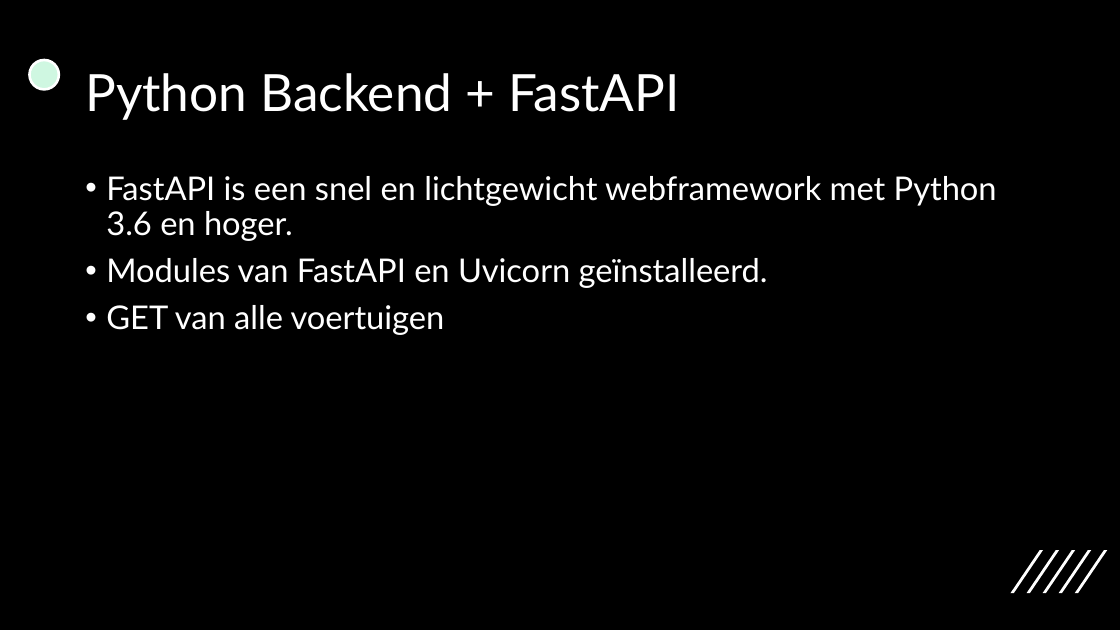
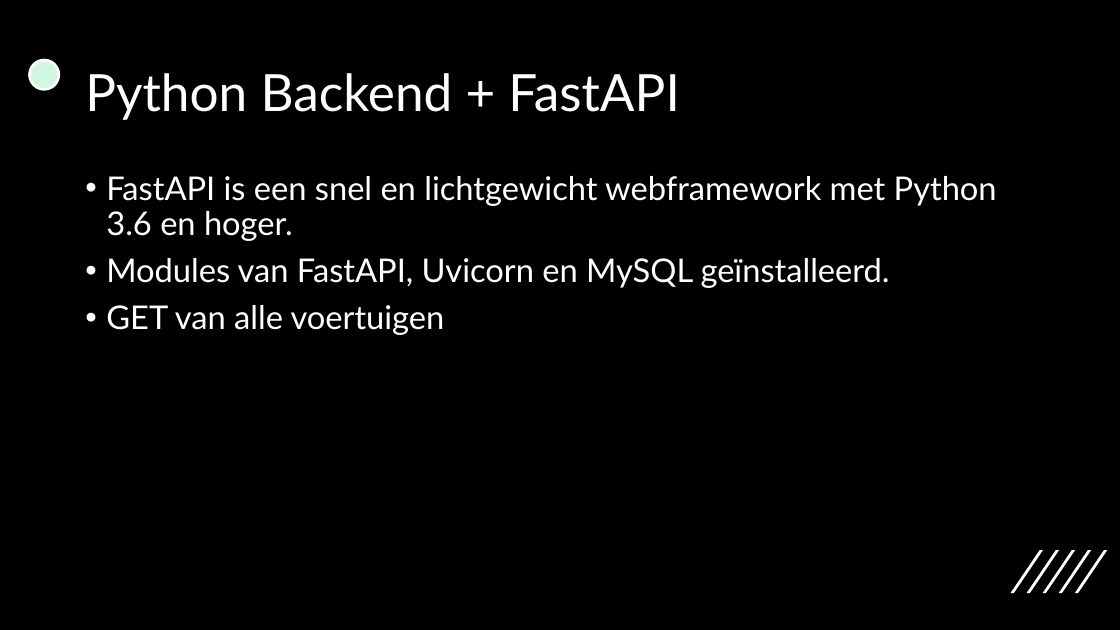
Before and after one commit to ZenoBoumerkhoufa/individueel-project, a slide deck: slide 3 of docs/tussentijdse_presentatie.pptx. Drawn at 1120x630 pixels with LibreOffice and Linux fonts; fonts in the diff are those of the drawing. Boxes give left, top, right and bottom in pixels: in the first picture for what was removed or moved away, otherwise in the second. Text is boxed around its words. In the diff, an @@ line names an element or a change of style, - is before the commit and + after.

```diff
--- a/docs/tussentijdse_presentatie.pptx
+++ b/docs/tussentijdse_presentatie.pptx
@@ text at box(106, 258, 890, 288): text changed @@
-• Modules van FastAPI en Uvicorn geïnstalleerd.
+• Modules van FastAPI, Uvicorn en MySQL geïnstalleerd.
```
